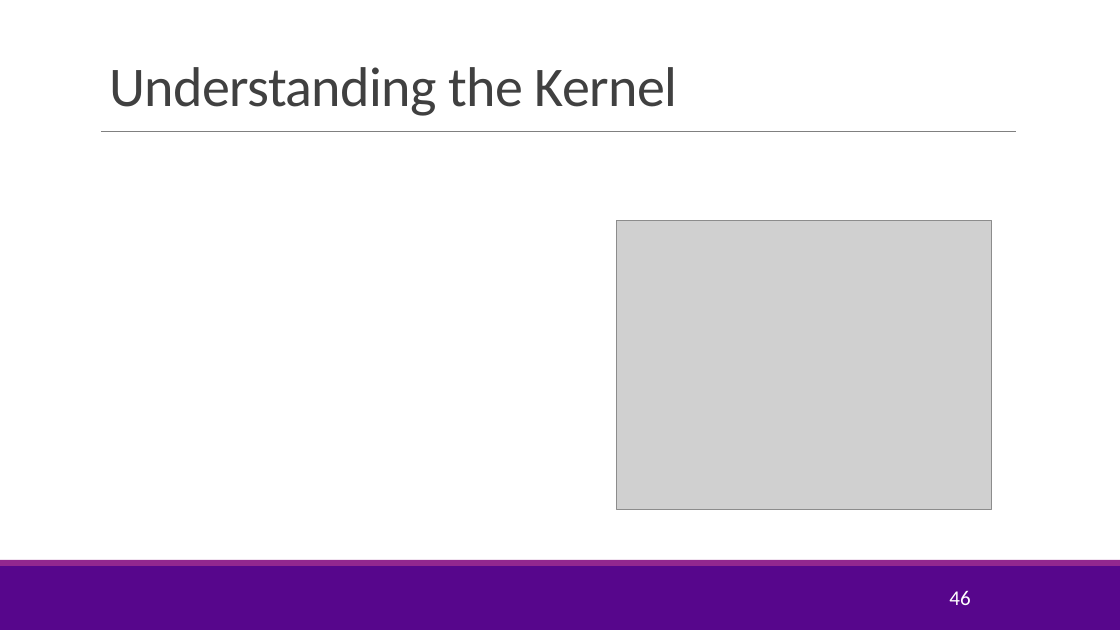
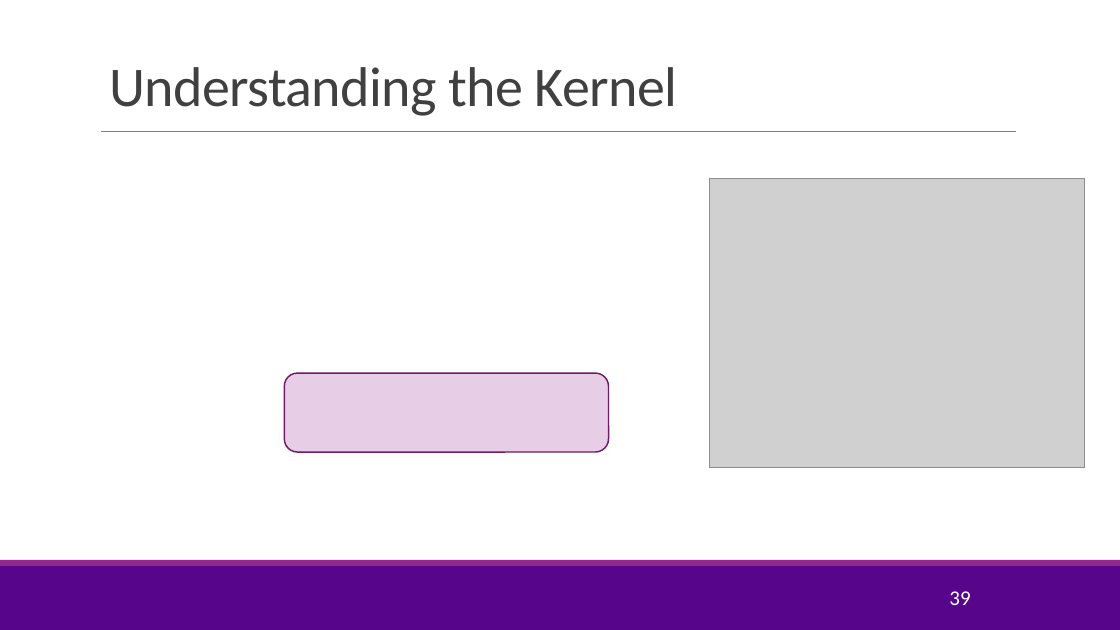
Before and after one commit to sdrangan/introml, a slide deck: slide 39 of lectures/Lect08_SVM.pptx (slide 46 before the commit). Drawn at 1120x630 pixels with LibreOffice and Linux fonts; fonts in the diff are those of the drawing; grey boxes stand for pictures; background and template pictures are left out. Boxes give left, top, right and bottom in pixels: in the first picture for what was removed or moved away, otherwise in the second. Text is boxed around its words. In the diff, an @@ line names an element or a change of style, - is before the commit and + after.

```diff
--- a/lectures/Lect08_SVM.pptx
+++ b/lectures/Lect08_SVM.pptx
@@ picture: place and size @@
-picture at (617, 220, 992, 509)
+picture at (710, 178, 1086, 467)
@@ rounded rectangle added at (284, 373, 608, 452), fill #E8CDE7, outline #6C1D6A 1.25 pt @@
@@ page number at (949, 591, 970, 605): text changed @@
-46
+39
```
Also in this commit, not shown: 17 other slides changed, 6 slides added, 1 slide removed, 2 other files.
